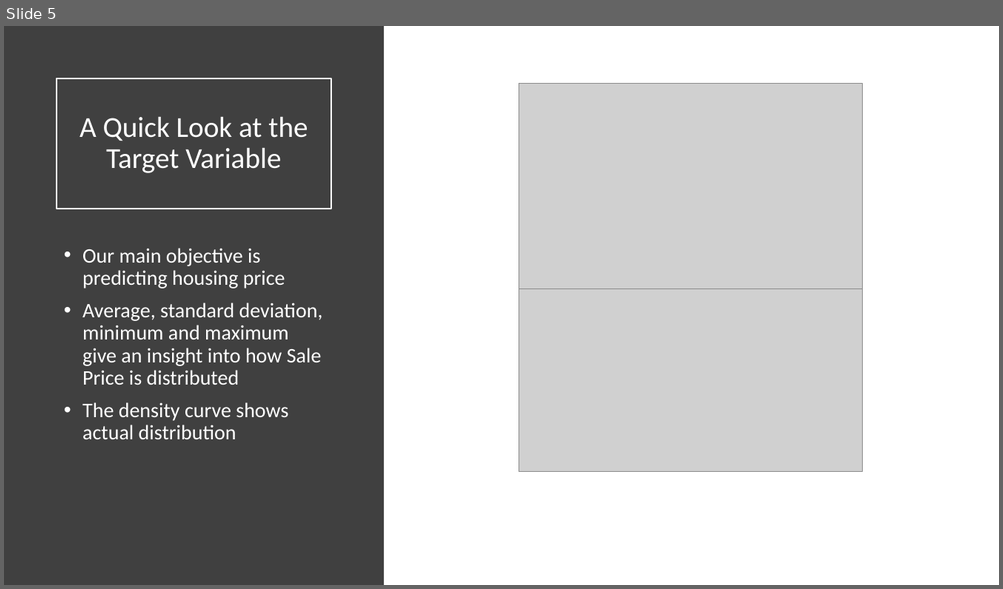
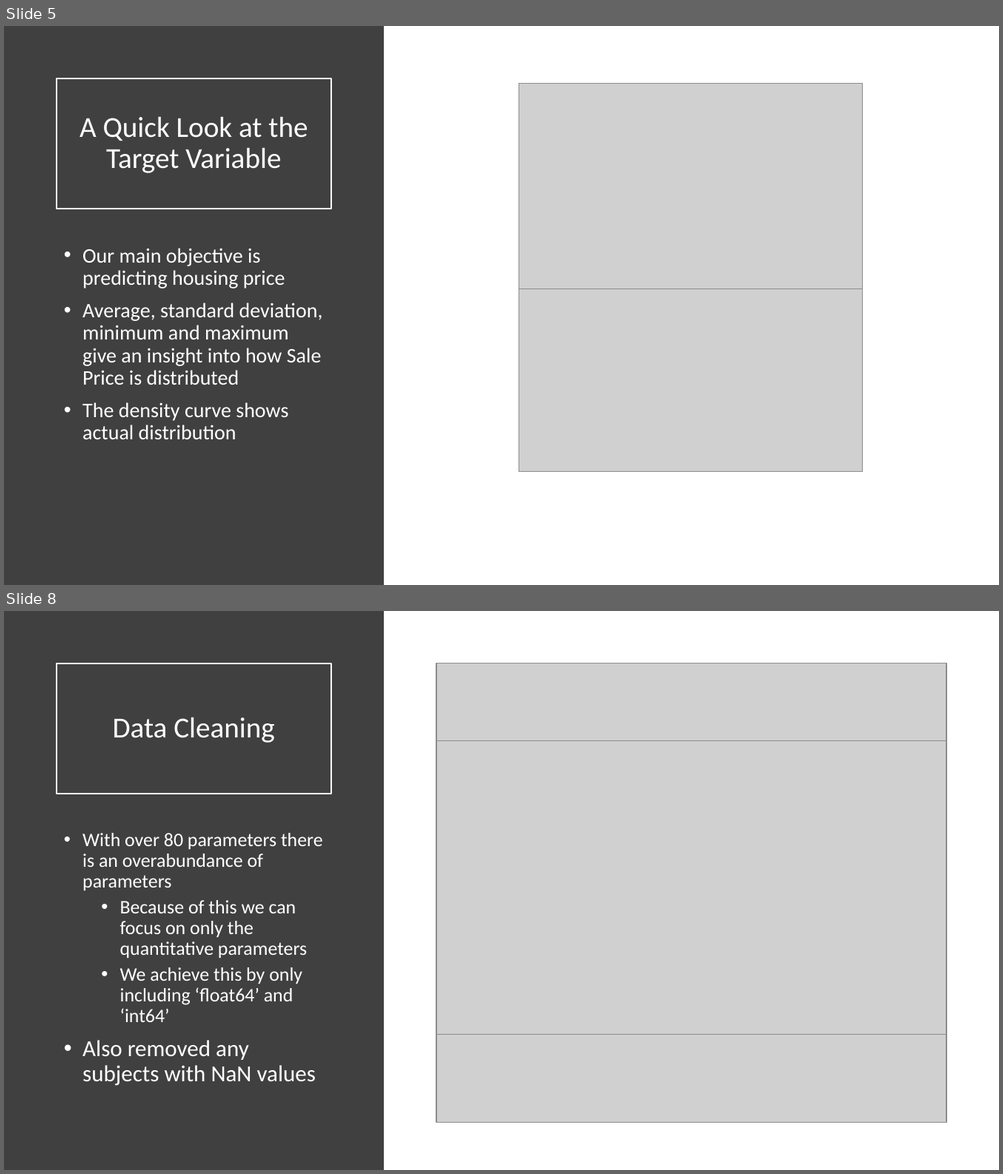
Before and after one commit to backmuda/BDA_511_Duff_Carter, a slide deck: Presentation.pptx. Shown one above the other, each under a label of ours: slide 5 before the commit, slides 5 and 8 after it; the slides between them are not shown. The pictures are 1003x589 and 1003x1174 pixels, drawn with LibreOffice and Linux fonts; fonts in the diff are those of the drawing; grey boxes stand for pictures. Boxes give left, top, right and bottom in pixels: in the first picture for what was removed or moved away, otherwise in the second. Text is boxed around its words. In the diff, an @@ line names an element or a change of style, - is before the commit and + after.

```diff
--- a/Presentation.pptx
+++ b/Presentation.pptx
@@ slide 8 added at <box>4,611,999,1170</box>, background #FFFFFF @@
@@ rectangle added at <box>4,611,384,1170</box>, fill #404040 @@
@@ title added at <box>57,664,331,794</box>, outline #FFFFFF 1.5 pt, 28 pt, text #FFFFFF @@
+Data Cleaning
@@ picture added at <box>436,664,946,741</box> @@
@@ picture added at <box>436,741,946,1036</box> @@
@@ text added at <box>82,833,323,1086</box>, 18.5 pt, text #FFFFFF @@
+• With over 80 parameters there is an overabundance of parameters
+  • Because of this we can focus on only the quantitative parameters
+  • We achieve this by only including ‘float64’ and ‘int64’
+• Also removed any subjects with NaN values
@@ picture added at <box>436,1035,946,1123</box> @@
```
Also in this commit, not shown: 1 slide changed, 3 other slides added.
